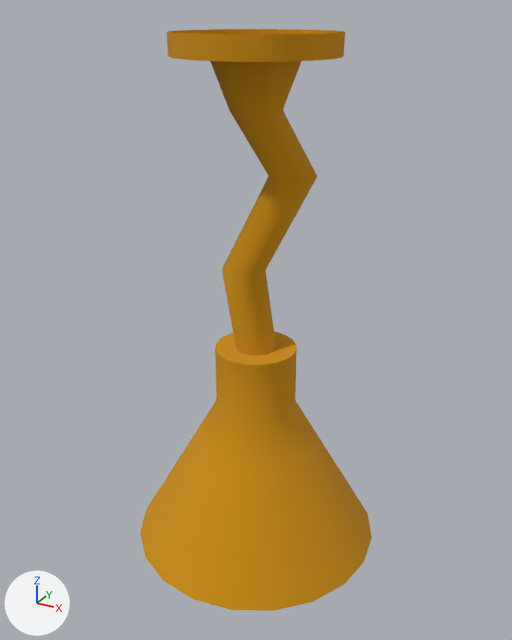
Two versions of the FBX model ArtAssets/Environment/SM_CelingLight.fbx, one commit apart.
Rendered twice from a 50 mm camera at (0.75, -1.363, 0.041) aimed at (-0.001, 0.002, -0.641). Every picture has the same lights, and +X, +Y and +Z are marked at lower left. The picture after the commit comes second. Where no turn or scale is listed for an object, it has been applied to the vertices.

The scene before the commit, as lines of its bpy script (objects in view):
```python
me_mesh = bpy.data.meshes.new('Mesh')
me_mesh.from_pydata(...)  # 423 vertices, 420 faces; spans x -0.313..0.313, y -0.313..0.313, z -1.29..-0.001
# faces by material slot: [300, 120]
me_mesh.materials.append(mat_trimsheet)  # orange #ce9000
me_mesh.materials.append(mat_emissive)  # white #e7e7e7
ob_sm_celinglight = bpy.data.objects.new('SM_CelingLight', me_mesh)
ob_sm_celinglight.location = (0.0, 0.0, 0.0)
```
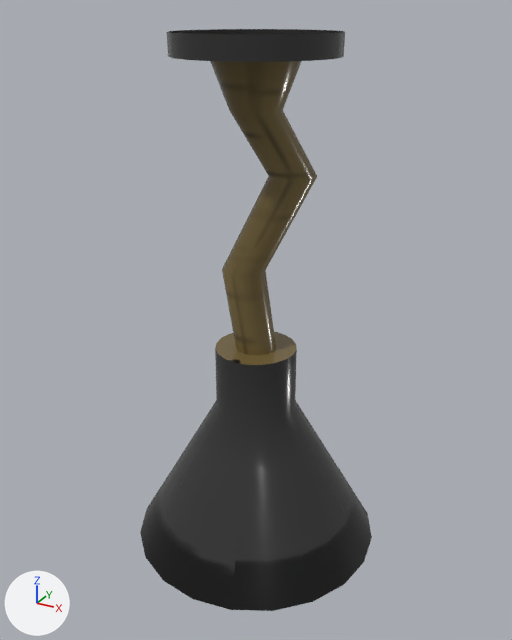
What differs and where, as boxes [x1, y1, x2, y2] in the pictures (512 x 640 px):
'SM_CelingLight', recoloured, surface changed (orange to black)
    both: [140, 29, 372, 611]
part 1 of me_mesh, recoloured (orange to black)
    both: [140, 29, 372, 611]
part 2 of me_mesh, surface changed (orange to black)
    both: [140, 29, 372, 611]

Patch to the scene script:
```diff
--- a/ArtAssets/Environment/SM_CelingLight.fbx.py
+++ b/ArtAssets/Environment/SM_CelingLight.fbx.py
@@ img_t_roomtrimsheet_diffuse_png @@
+img_t_roomtrimsheet_diffuse_png = load_image('T_RoomTrimSheet_Diffuse.png', '../Textures/T_RoomTrimSheet_Diffuse.png', 1024, 1024, 'sRGB')
@@ mat_roomtrimsheet @@
+mat_roomtrimsheet = principled_material('RoomTrimSheet')
+mat_roomtrimsheet.texture = img_t_roomtrimsheet_diffuse_png
+mat_roomtrimsheet.roughness = 0.2
@@ me_mesh @@
 me_mesh.from_pydata(...)  # 423 vertices, 420 faces; spans x -0.313..0.313, y -0.313..0.313, z -1.29..-0.001
 # used by ob_sm_celinglight; location = (0.0, 0.0, 0.0)
+# me_mesh part 1: all 300 faces that had it switch from mat_trimsheet (orange #ce9000) to mat_roomtrimsheet (picture img_t_roomtrimsheet_diffuse_png)
+# me_mesh part 2: texture (UV) coordinates of 280 of 420 faces, centred in x -0.279..0.279, y -0.279..0.279, z -1.244..-0.025, changed; they spanned u 0.0..1.0, v 0.0..0.15 and now span u 0.2..0.85, v 0.01..0.36
 me_mesh.materials.append(mat_emissive)
```
